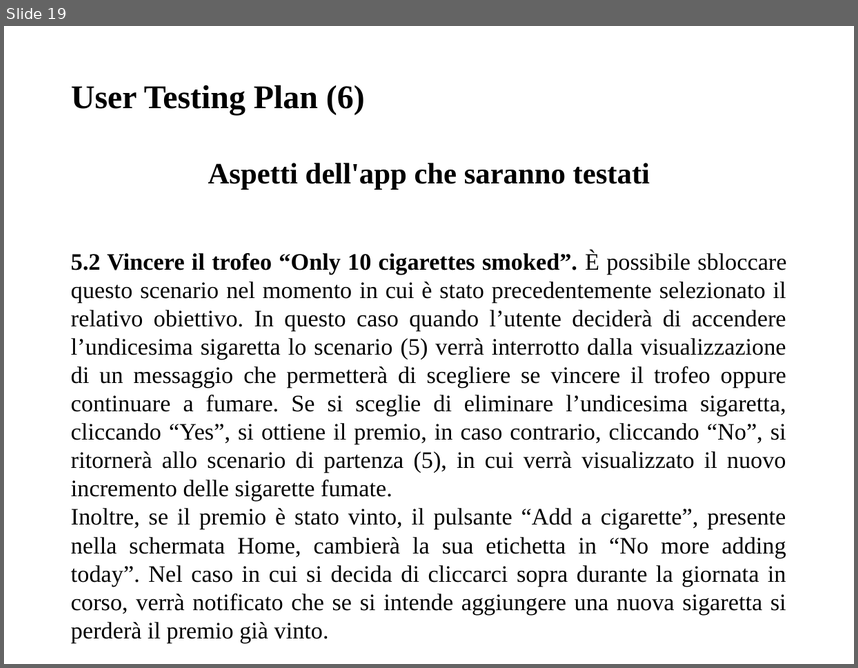
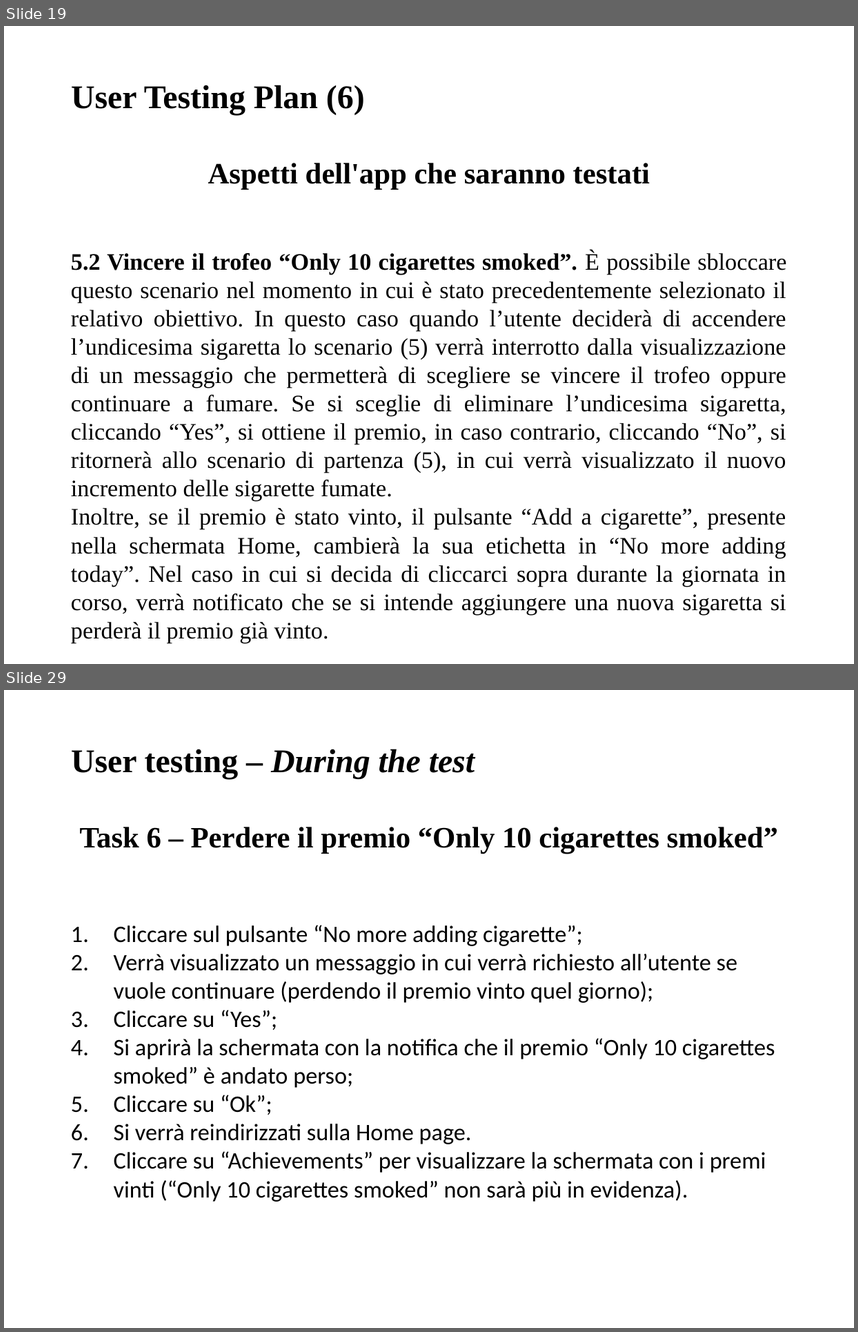
Before and after one commit to giusmastro91/Cognitive-systems, a slide deck: Prova_6/Leone_Mastrosimone_PresentazioneProgetto.pptx. Shown one above the other, each under a label of ours: slide 19 before the commit, slides 19 and 29 after it; the slides between them are not shown. The pictures are 858x668 and 858x1332 pixels, drawn with LibreOffice and Linux fonts; fonts in the diff are those of the drawing. Boxes give left, top, right and bottom in pixels: in the first picture for what was removed or moved away, otherwise in the second. Text is boxed around its words. In the diff, an @@ line names an element or a change of style, - is before the commit and + after.

```diff
--- a/Prova_6/Leone_Mastrosimone_PresentazioneProgetto.pptx
+++ b/Prova_6/Leone_Mastrosimone_PresentazioneProgetto.pptx
@@ slide 29 added at [4,690,854,1328], background #FFFFFF @@
@@ title added at [71,749,475,779], 28 pt, text #000000, bold, italic @@
+User testing – During the test
@@ text added at [80,827,778,1201], 20 pt, text #000000 @@
+Task 6 – Perdere il premio “Only 10 cigarettes smoked”
+1. Cliccare sul pulsante “No more adding cigarette”;
+2. Verrà visualizzato un messaggio in cui verrà richiesto all’utente se vuole continuare (perdendo il premio vinto quel giorno);
+3. Cliccare su “Yes”;
+4. Si aprirà la schermata con la notifica che il premio “Only 10 cigarettes smoked” è andato perso;
+5. Cliccare su “Ok”;
+6. Si verrà reindirizzati sulla Home page.
+7. Cliccare su “Achievements” per visualizzare la schermata con i premi vinti (“Only 10 cigarettes smoked” non sarà più in evidenza).
```
Also in this commit, not shown: 19 other slides added.
